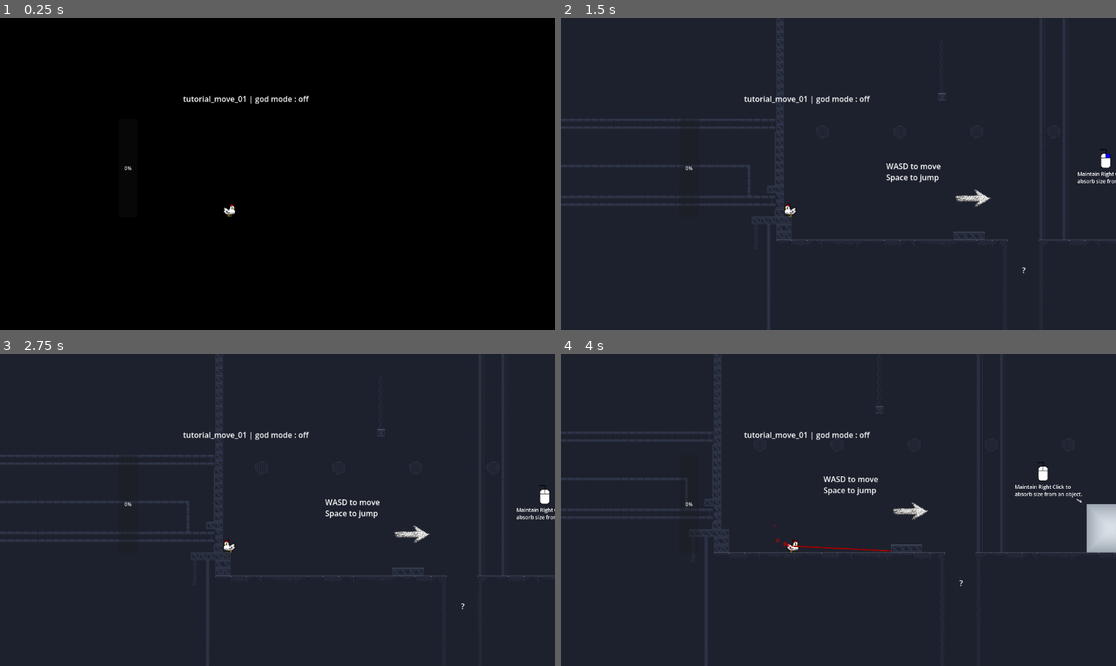
Above: before the commit, frames 1-4 (two rows, left to right).
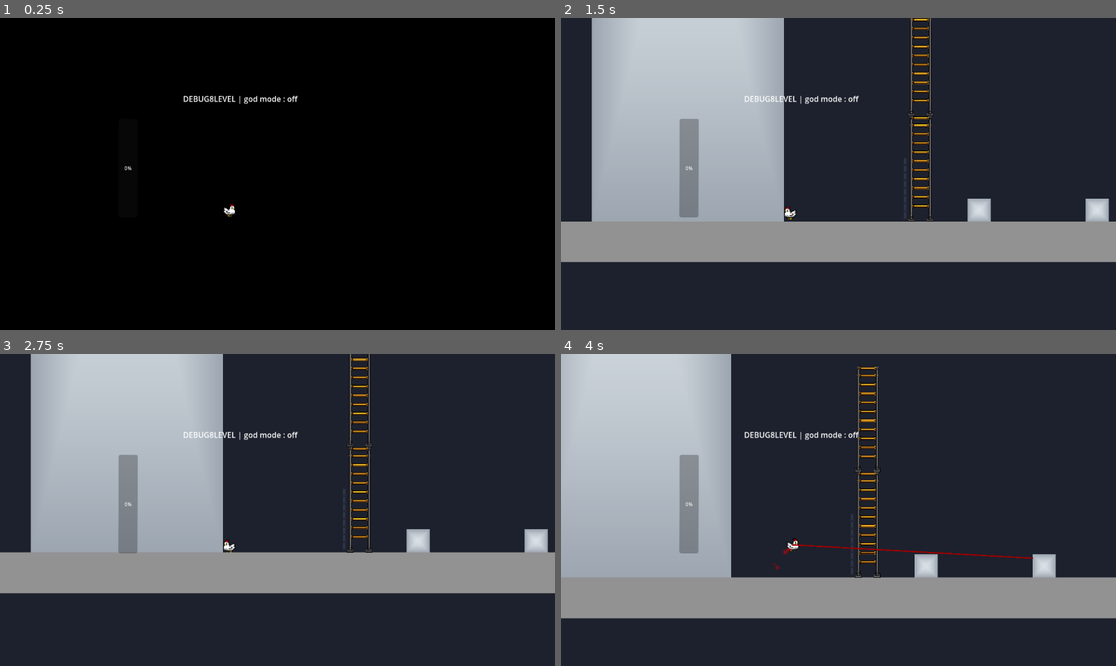
Above: after the commit, the same moments.

Repository: mgi-dev/size-them-up
Game: Godot game, scene res://scenes/levels/debug.tscn
Same seed, same stepped clock (60 frames per second), same inputs: the game is played once before the commit and once after it. Before the commit the project starts from res://scenes/levels/tutorial/move_01.tscn.
Inputs (mouse positions are in pixels of both pictures, inside the frame that each line leads up to):
- Up to frame 1 (0.25 s): no input
- Up to frame 2 (1.5 s): tap Enter at 0.5, 1.25 s; move the mouse to (960, 158) at 0.52 s; hold A (player_move_right) 0.53-1.28 s; hold Tab (change_resize_mode) 0.53-1.28 s; tap Space (player_jump) at 0.77 s; move the mouse to (727, 189) at 1.27 s; hold S (player_down) from 1.28 s (still down); tap E (interact) at 1.35 s
- Up to frame 3 (2.75 s): tap Space (player_jump) at 1.52 s; tap Enter at 2 s; move the mouse to (333, 441) at 2.02 s; release S (player_down) at 2.03 s; hold A (player_move_right) from 2.03 s (still down); hold W (player_climb) from 2.03 s (still down)
- Up to frame 4 (4 s): tap Enter at 2.75, 3.5 s; move the mouse to (810, 572) at 2.77 s; release W (player_climb) at 2.78 s; right-click (810, 572) at 2.85 s; tap Space (player_jump) at 3.02, 3.77 s; move the mouse to (1005, 556) at 3.52 s; release A (player_move_right) at 3.53 s; press the mouse at (1005, 556) at 3.53 s; hold D (player_move_left) from 3.53 s (still down)

The runs differ from the first frame. In frame 1, 0.3% of the frame differs, in the area x 32-56%, y 24-28%; in frame 2, 39%; in frame 3, 38%; in frame 4, 40%, in the area x 0-100%, y 0-100%.

Commit message:
add lag to movments

Diff:
--- a/project.godot
+++ b/project.godot
@@ -11,7 +11,7 @@
 [application]
 
 config/name="size-them-up"
-run/main_scene="uid://cvkdnibthft57"
+run/main_scene="uid://ck7rpm0lni6wt"
 config/features=PackedStringArray("4.6", "Forward Plus")
 config/icon="res://icon.svg"
 
--- a/scenes/characters/player/player.gd
+++ b/scenes/characters/player/player.gd
@@ -8,6 +8,7 @@
 
 
 const SPEED = 300.0
+const ACCELERATION = 2000.0
 const JUMP_VELOCITY = -350.0
 const CLIMB_SPEED = 200.0
 
--- a/scenes/characters/player/states/ClimbState.gd
+++ b/scenes/characters/player/states/ClimbState.gd
@@ -12,13 +12,22 @@
 func update(delta):
 	var direction_y = Input.get_axis("player_climb", "player_down")
 	if direction_y:
-		player.velocity.y = direction_y * player.CLIMB_SPEED
+		player.velocity.y = move_toward(
+			player.velocity.y,
+			direction_y * player.CLIMB_SPEED,
+			player.ACCELERATION * delta
+		)
+
 	else:
 		player.velocity.y = 0
 
 	var direction_x = Input.get_axis("player_move_right", "player_move_left")
 	if direction_x:
-		player.velocity.x = direction_x * player.CLIMB_SPEED
+		player.velocity.x = move_toward(
+			player.velocity.x,
+			direction_x * player.CLIMB_SPEED,
+			player.ACCELERATION * delta
+		)
 		player.animated_sprite.flip_h = player.velocity.x < 0
 	else:
 		player.velocity.x = 0
--- a/scenes/characters/player/states/WalkState.gd
+++ b/scenes/characters/player/states/WalkState.gd
@@ -15,9 +15,15 @@
 	# This is coupled, could use a variant to get value from parent.
 	# But seems convoluted for small gain, I accept this for now.
 	var direction = Input.get_axis("player_move_right", "player_move_left")
-	if direction:
-		player.velocity.x = direction * player.SPEED
+	if direction != 0:
+		player.velocity.x = move_toward(
+			player.velocity.x,
+			direction * player.SPEED,
+			player.ACCELERATION * delta
+		)
 		player.animated_sprite.flip_h = player.velocity.x < 0
 		player.animated_sprite.play("walk")
+	else:
+		player.velocity.x = 0
 
 	super.update(delta)
